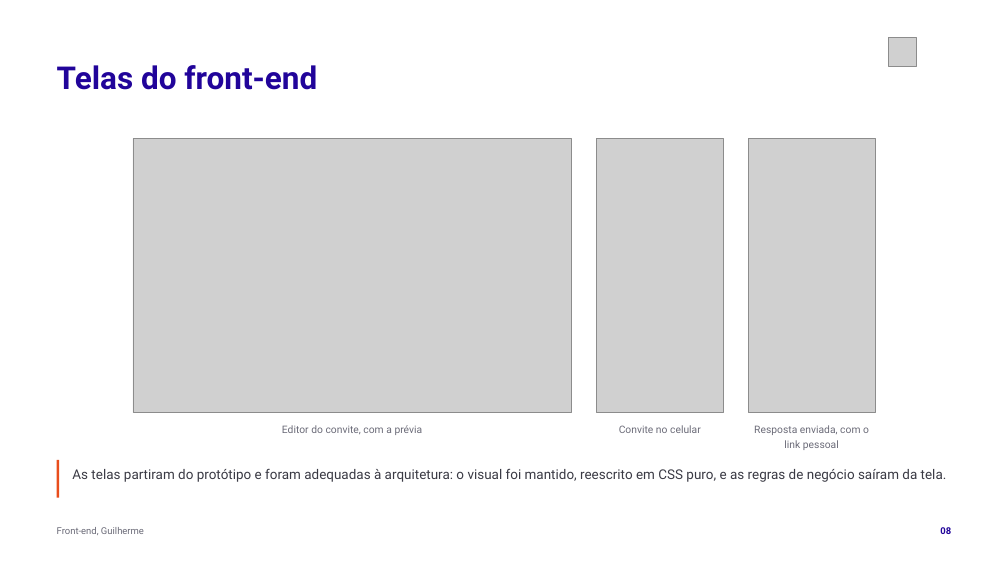
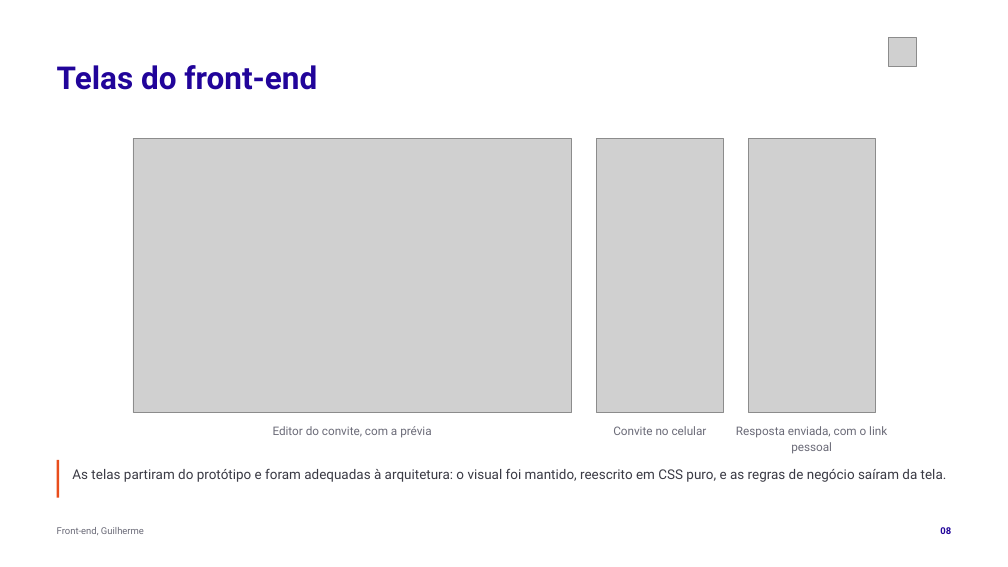
Before and after one commit to tcpassos/invite-app, a slide deck: slide 8 of trabalhos/T3-Apresentacao-Intermediaria.pptx. Drawn at 1008x567 pixels with LibreOffice and Linux fonts; fonts in the diff are those of the drawing; grey boxes stand for pictures. Boxes give left, top, right and bottom in pixels: in the first picture for what was removed or moved away, otherwise in the second. Text is boxed around its words. In the diff, an @@ line names an element or a change of style, - is before the commit and + after.

```diff
--- a/trabalhos/T3-Apresentacao-Intermediaria.pptx
+++ b/trabalhos/T3-Apresentacao-Intermediaria.pptx
@@ text "Editor do convite, com a ...": place and size @@
-text "Editor do convite, com a ..." at [282,425,423,435]
+text "Editor do convite, com a ..." at [273,426,431,438]
@@ size 9.8 to 11.2 pt in 3 elements at [273,426,431,438], [736,426,887,454], [613,426,707,435] @@
@@ text "Resposta enviada, com o link ...": place and size @@
-text "Resposta enviada, com o link ..." at [754,425,869,450]
+text "Resposta enviada, com o link ..." at [736,426,887,454]
```
Also in this commit, not shown: 15 other slides changed, 1 slide added, 7 other files.
